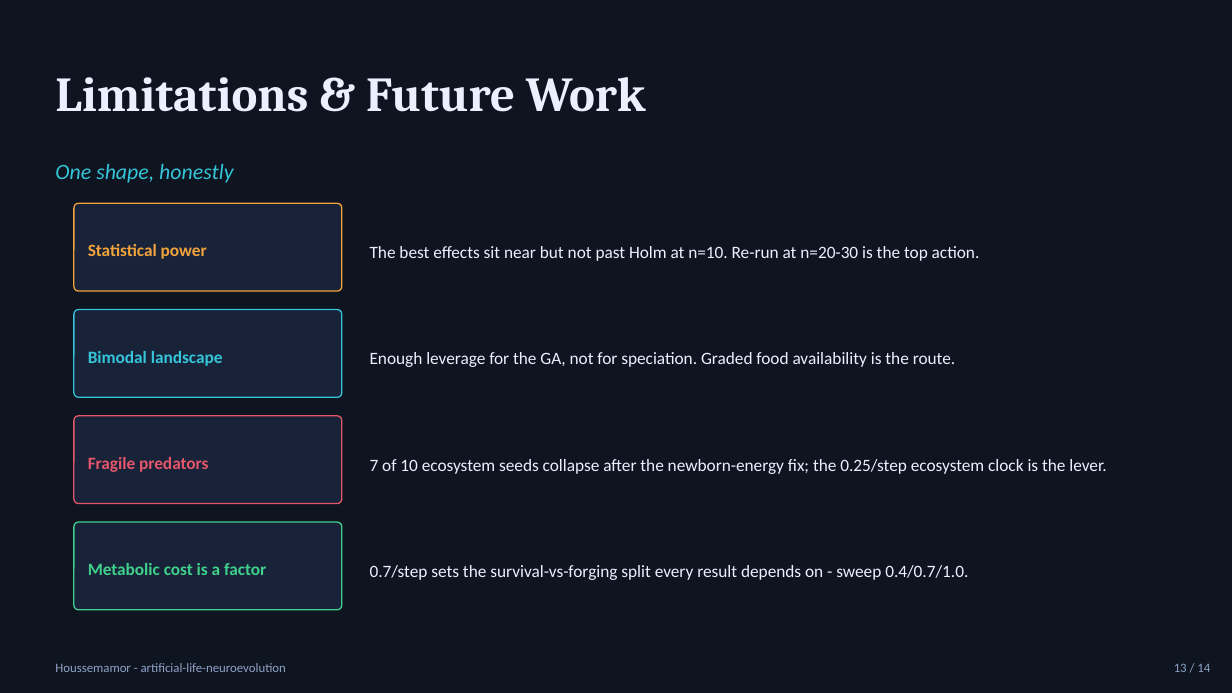
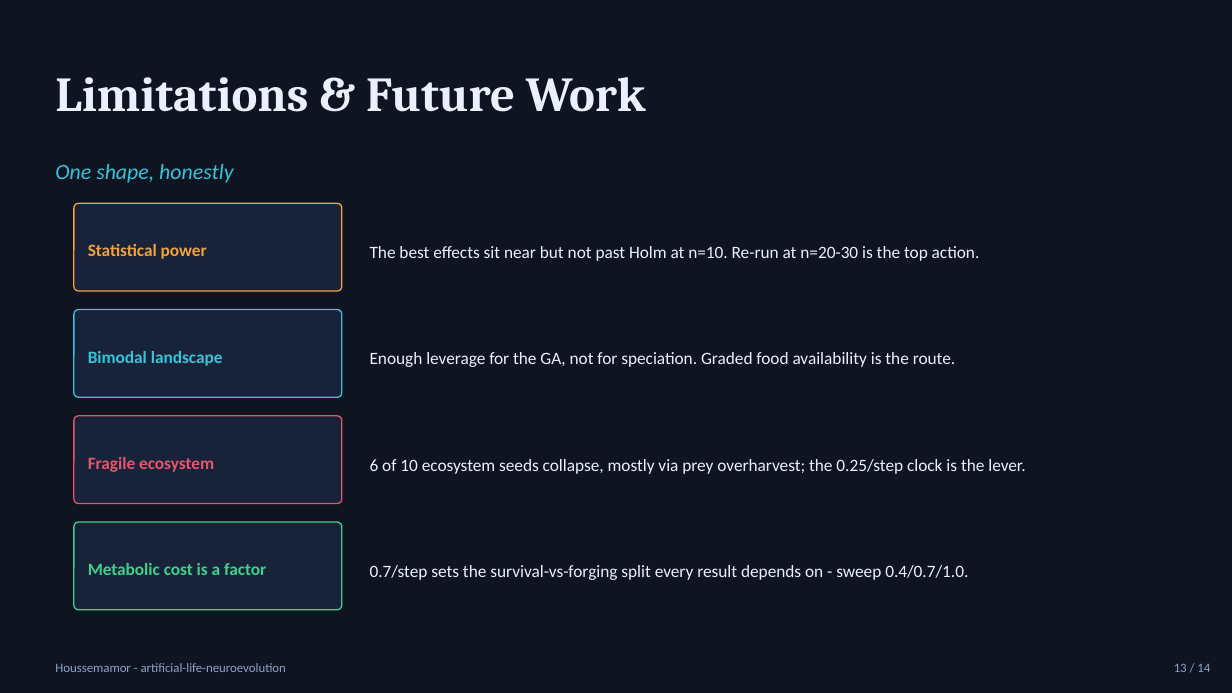
Before and after one commit to Houssemamor/ARTIFICIAL-LIFE-Simulation-Using-Neuroevolution-and-Genetic-Algorithms, a slide deck: slide 13 of docs/presentation_deck.pptx. Drawn at 1232x693 pixels with LibreOffice and Linux fonts; fonts in the diff are those of the drawing. Boxes give left, top, right and bottom in pixels: in the first picture for what was removed or moved away, otherwise in the second. Text is boxed around its words. In the diff, an @@ line names an element or a change of style, - is before the commit and + after.

```diff
--- a/docs/presentation_deck.pptx
+++ b/docs/presentation_deck.pptx
@@ text at box(88, 457, 214, 472): text changed @@
-Fragile predators
+Fragile ecosystem
@@ text at box(370, 459, 1025, 474): text changed @@
-7 of 10 ecosystem seeds collapse after the newborn-energy fix; the 0.25/step ecosystem clock is the lever.
+6 of 10 ecosystem seeds collapse, mostly via prey overharvest; the 0.25/step clock is the lever.
```
Also in this commit, not shown: 2 other slides changed, 18 other files.
